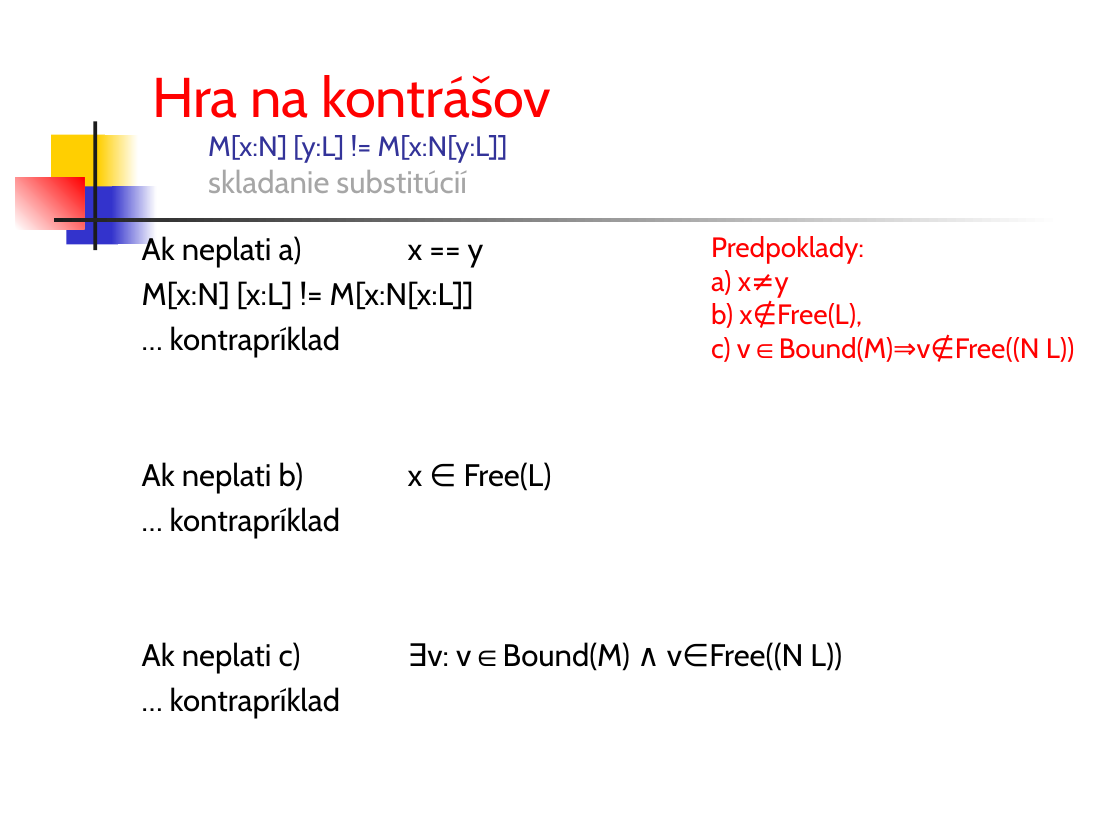
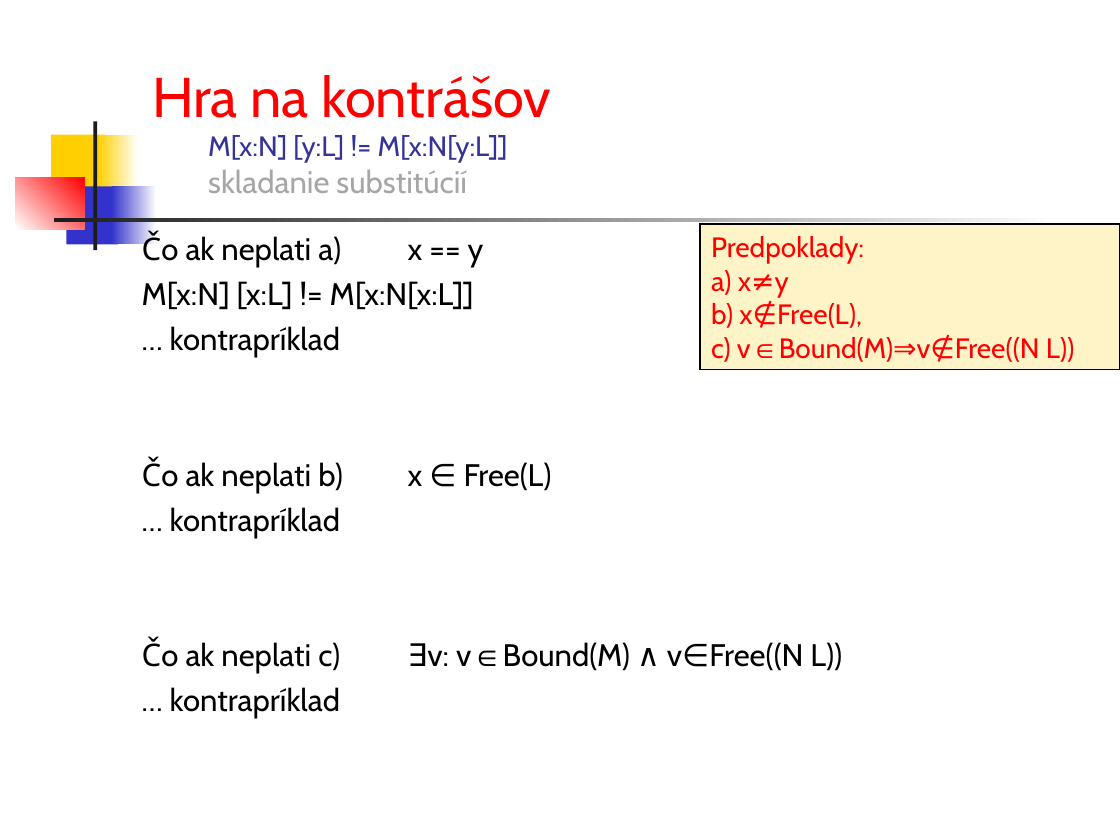
Before and after one commit to Funkcionalne/Prednasky, a slide deck: slide 22 of 05/05_fpro.ppt. Drawn at 1120x840 pixels with LibreOffice and Linux fonts; fonts in the diff are those of the drawing. Boxes give left, top, right and bottom in pixels: in the first picture for what was removed or moved away, otherwise in the second. Text is boxed around its words. In the diff, an @@ line names an element or a change of style, - is before the commit and + after.

```diff
--- a/05/05_fpro.ppt
+++ b/05/05_fpro.ppt
@@ text at bbox=[186, 236, 484, 268]: text changed @@
-Ak neplati a) x == y
+Čo ak neplati a) x == y
@@ rectangle "Predpoklady:": place and size @@
-rectangle "Predpoklady:" at bbox=[711, 236, 1075, 362]
+rectangle "Predpoklady:" at bbox=[700, 224, 1120, 370]
@@ rectangle "Predpoklady:" at bbox=[700, 224, 1120, 370]: fill none to #FFF4C8; outline none to #000000 0.74 pt @@
@@ text at bbox=[186, 462, 552, 493]: text changed @@
-Ak neplati b) x ∈ Free(L)
+Čo ak neplati b) x ∈ Free(L)
@@ text at bbox=[186, 642, 842, 674]: text changed @@
-Ak neplati c) ∃v: v∈Bound(M) ∧ v∈Free((N L))
+Čo ak neplati c) ∃v: v∈Bound(M) ∧ v∈Free((N L))
```
Also in this commit, not shown: 13 other slides changed, 1 other file.
